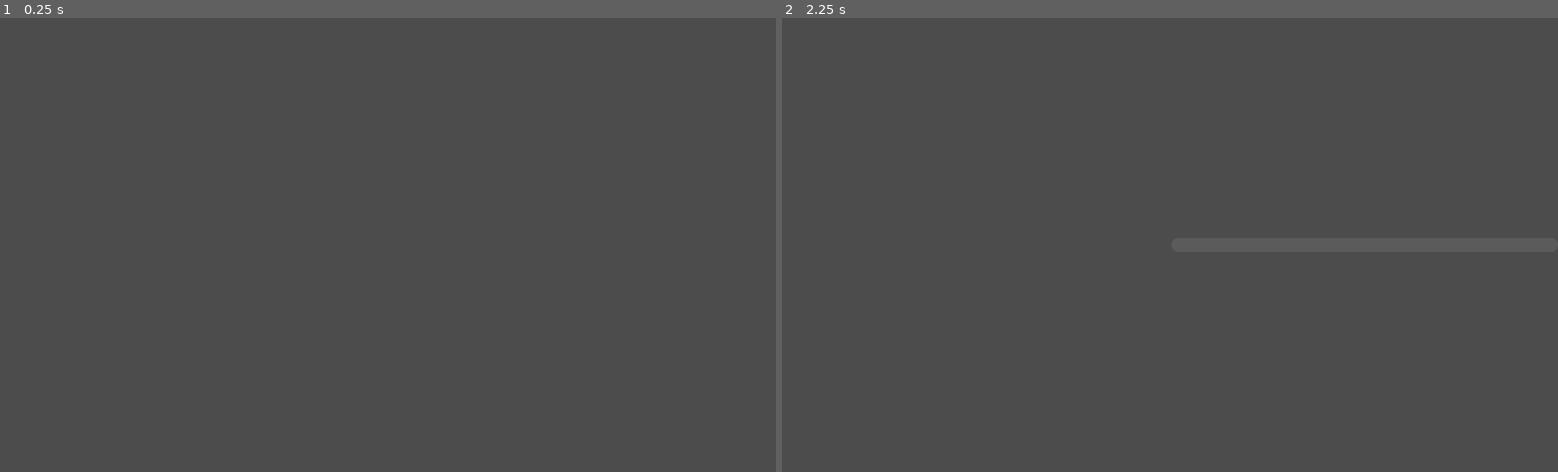
Above: before the commit, frames 1-2 (left to right).
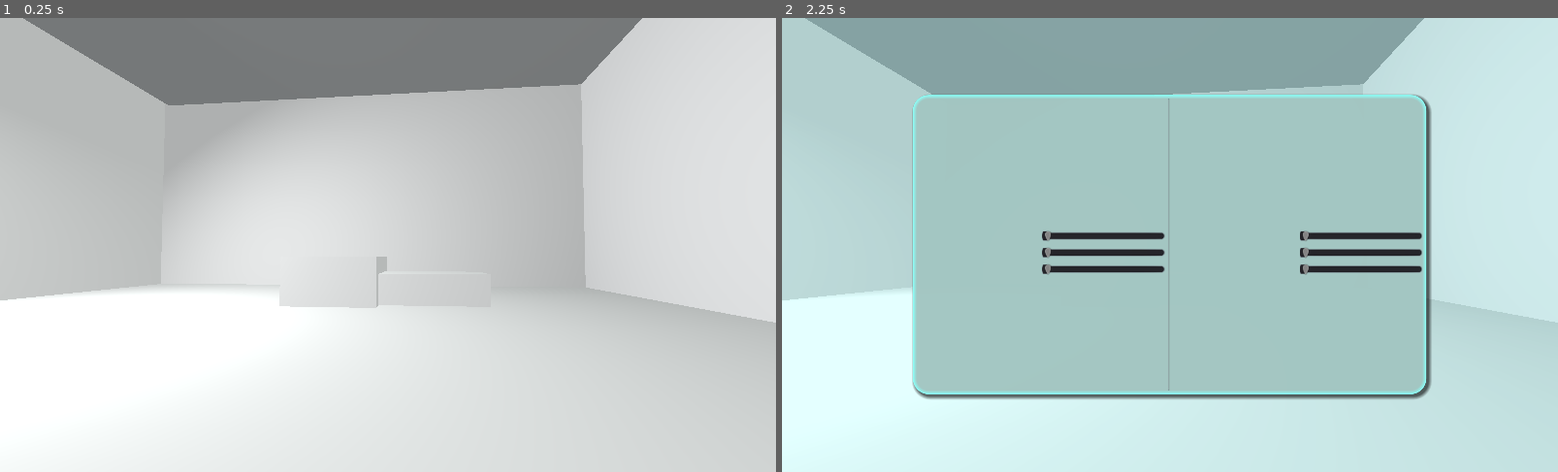
Above: after the commit, the same moments.

Repository: yaelatletl/AsistenteVirtual
Game: Godot game, scene res://Main.tscn
Same seed, same stepped clock (60 frames per second), same inputs: the game is played once before the commit and once after it.
Inputs:
- Up to frame 1 (0.25 s): no input
- Up to frame 2 (2.25 s): click "Iniciar" at 0.5 s; click "Iniciar" at 1.25 s; click "Opciones" at 2 s

The runs differ from the first frame. In frame 1, 100% of the frame differs, in the area x 0-100%, y 0-100%; in frame 2, 100%.
Error after the commit: Invalid type in function 'change_scene' in base 'SceneTree'. Cannot convert argument 1 from Object to String. (res://Main.gd:14)

Commit message:
Fondo en 3d, botones funcionan

Diff:
--- /dev/null
+++ b/Inicio.tscn
@@ -0,0 +1,6 @@
+[gd_scene format=2]
+
+[node name="Spatial" type="Spatial"]
+
+[node name="Camera" type="Camera" parent="."]
+transform = Transform( 0.877583, -0.229849, 0.420735, 0, 0.877583, 0.479426, -0.479426, -0.420736, 0.770151, 1.68294, 1.9177, 3.0806 )
--- /dev/null
+++ b/Main.gd
@@ -0,0 +1,14 @@
+extends Control
+
+export(PackedScene) var Opciones
+export(PackedScene) var PrimeraEscena
+
+func _on_Salir_pressed() -> void:
+	get_tree().quit()
+
+
+func _on_Opciones_pressed() -> void:
+	add_child(Opciones.instance())
+
+func _on_Iniciar_pressed() -> void:
+	get_tree().change_scene(PrimeraEscena.instance())
--- a/Main.tscn
+++ b/Main.tscn
@@ -1,6 +1,10 @@
-[gd_scene load_steps=6 format=2]
+[gd_scene load_steps=12 format=2]
 
 [ext_resource path="res://Font.res" type="DynamicFont" id=1]
+[ext_resource path="res://Main.gd" type="Script" id=2]
+[ext_resource path="res://MenuBackground.tscn" type="PackedScene" id=3]
+[ext_resource path="res://Opciones.tscn" type="PackedScene" id=4]
+[ext_resource path="res://Inicio.tscn" type="PackedScene" id=5]
 
 [sub_resource type="StyleBoxFlat" id=1]
 bg_color = Color( 0.6, 0.6, 0.6, 0 )
@@ -21,6 +25,24 @@
 corner_radius_bottom_right = 30
 corner_radius_bottom_left = 30
 
+[sub_resource type="StyleBoxFlat" id=5]
+bg_color = Color( 0.658824, 1, 1, 0.309804 )
+
+[sub_resource type="StyleBoxFlat" id=6]
+bg_color = Color( 0.658824, 0.8, 0.784314, 0.945098 )
+border_width_left = 5
+border_width_top = 5
+border_width_right = 5
+border_width_bottom = 5
+border_color = Color( 0.541176, 1, 0.968627, 1 )
+border_blend = true
+corner_radius_top_left = 20
+corner_radius_top_right = 20
+corner_radius_bottom_right = 20
+corner_radius_bottom_left = 20
+shadow_size = 5
+shadow_offset = Vector2( 3, 3 )
+
 [sub_resource type="Theme" id=4]
 default_font = ExtResource( 1 )
 /fonts/Default = null
@@ -29,16 +51,21 @@
 Button/styles/hover = SubResource( 2 )
 Button/styles/normal = SubResource( 1 )
 Button/styles/pressed = SubResource( 3 )
+Panel/styles/panel = SubResource( 5 )
+PanelContainer/styles/panel = SubResource( 6 )
 
-[node name="Control" type="Control"]
+[node name="MainMenu" type="Control"]
 anchor_right = 1.0
 anchor_bottom = 1.0
 size_flags_horizontal = 3
 size_flags_vertical = 3
 theme = SubResource( 4 )
+script = ExtResource( 2 )
 __meta__ = {
 "_edit_use_anchors_": false
 }
+Opciones = ExtResource( 4 )
+PrimeraEscena = ExtResource( 5 )
 
 [node name="HBoxContainer" type="HBoxContainer" parent="."]
 anchor_right = 1.0
@@ -49,37 +76,47 @@
 "_edit_use_anchors_": false
 }
 
-[node name="ViewportContainer" type="ViewportContainer" parent="HBoxContainer"]
-margin_right = 510.0
+[node name="Control" type="Control" parent="HBoxContainer"]
+margin_right = 338.0
 margin_bottom = 600.0
 size_flags_horizontal = 3
 size_flags_vertical = 3
 
-[node name="Viewport" type="Viewport" parent="HBoxContainer/ViewportContainer"]
-size = Vector2( 240, 480 )
+[node name="Control2" type="Control" parent="HBoxContainer"]
+margin_left = 342.0
+margin_right = 681.0
+margin_bottom = 600.0
+size_flags_horizontal = 3
+size_flags_vertical = 3
 
 [node name="VBoxContainer" type="VBoxContainer" parent="HBoxContainer"]
-margin_left = 514.0
+margin_left = 685.0
 margin_right = 1024.0
 margin_bottom = 600.0
 size_flags_horizontal = 3
 size_flags_vertical = 3
 alignment = 1
 
-[node name="Button" type="Button" parent="HBoxContainer/VBoxContainer"]
+[node name="Iniciar" type="Button" parent="HBoxContainer/VBoxContainer"]
 margin_top = 182.0
-margin_right = 510.0
+margin_right = 339.0
 margin_bottom = 258.0
 text = "Iniciar"
 
-[node name="Button2" type="Button" parent="HBoxContainer/VBoxContainer"]
+[node name="Opciones" type="Button" parent="HBoxContainer/VBoxContainer"]
 margin_top = 262.0
-margin_right = 510.0
+margin_right = 339.0
 margin_bottom = 338.0
 text = "Opciones"
 
-[node name="Button3" type="Button" parent="HBoxContainer/VBoxContainer"]
+[node name="Salir" type="Button" parent="HBoxContainer/VBoxContainer"]
 margin_top = 342.0
-margin_right = 510.0
+margin_right = 339.0
 margin_bottom = 418.0
 text = "Salir"
+
+[node name="Spatial" parent="." instance=ExtResource( 3 )]
+
+[connection signal="pressed" from="HBoxContainer/VBoxContainer/Iniciar" to="." method="_on_Iniciar_pressed"]
+[connection signal="pressed" from="HBoxContainer/VBoxContainer/Opciones" to="." method="_on_Opciones_pressed"]
+[connection signal="pressed" from="HBoxContainer/VBoxContainer/Salir" to="." method="_on_Salir_pressed"]
--- /dev/null
+++ b/MenuBackground.tscn
@@ -0,0 +1,78 @@
+[gd_scene load_steps=6 format=2]
+
+[ext_resource path="res://envs/photo_studio_01_1k.hdr" type="Texture" id=1]
+
+[sub_resource type="PanoramaSky" id=3]
+panorama = ExtResource( 1 )
+
+[sub_resource type="Environment" id=4]
+background_mode = 2
+background_sky = SubResource( 3 )
+
+[sub_resource type="PlaneMesh" id=1]
+
+[sub_resource type="CubeMesh" id=2]
+
+[node name="Spatial" type="Spatial"]
+
+[node name="WorldEnvironment" type="WorldEnvironment" parent="."]
+environment = SubResource( 4 )
+
+[node name="Camera" type="Camera" parent="."]
+transform = Transform( 0.994707, 0.00376914, 0.102687, 0, 0.999327, -0.0366804, -0.102756, 0.0364863, 0.994037, 1.90646, 1.01765, 7.44304 )
+
+[node name="BakedLightmap" type="BakedLightmap" parent="."]
+
+[node name="SpotLight" type="SpotLight" parent="BakedLightmap"]
+transform = Transform( 0.848011, -0.160787, -0.504999, 0.529978, 0.257273, 0.808043, 0, -0.952868, 0.303384, -6.54063, 6.19735, 4.93348 )
+spot_range = 18.1892
+spot_angle = 67.5
+
+[node name="MeshInstance" type="MeshInstance" parent="BakedLightmap"]
+transform = Transform( 7.87536, 0, 0, 0, 7.87536, 0, 0, 0, 7.87536, 0, 0, 0 )
+use_in_baked_light = true
+mesh = SubResource( 1 )
+skeleton = NodePath("../..")
+material/0 = null
+
+[node name="MeshInstance7" type="MeshInstance" parent="BakedLightmap"]
+transform = Transform( -7.87536, 6.88486e-07, 0, -6.88486e-07, -7.87536, 0, 0, 0, 7.87536, 0, 6.9134, 0 )
+use_in_baked_light = true
+mesh = SubResource( 1 )
+skeleton = NodePath("../..")
+material/0 = null
+
+[node name="MeshInstance2" type="MeshInstance" parent="BakedLightmap"]
+transform = Transform( 1, 0, 0, 0, 1, 0, 0, 0, 1, 0, 0.0286473, 0 )
+use_in_baked_light = true
+mesh = SubResource( 2 )
+skeleton = NodePath("../..")
+material/0 = null
+
+[node name="MeshInstance3" type="MeshInstance" parent="BakedLightmap"]
+transform = Transform( 1.5236, 0, 0, 0, 0.629126, 0, 0, 0, 0.629126, 1.78847, 0.0286473, 0 )
+use_in_baked_light = true
+mesh = SubResource( 2 )
+skeleton = NodePath("../..")
+material/0 = null
+
+[node name="MeshInstance4" type="MeshInstance" parent="BakedLightmap"]
+transform = Transform( 12.1273, 0, 0, 0, 4.32039, 0, 0, 0, 0.629126, 1.78847, 2.84504, -4.67882 )
+use_in_baked_light = true
+mesh = SubResource( 2 )
+skeleton = NodePath("../..")
+material/0 = null
+
+[node name="MeshInstance5" type="MeshInstance" parent="BakedLightmap"]
+transform = Transform( -5.30103e-07, 0, 0.629126, 0, 4.32039, 0, -12.1273, 0, -2.75e-08, -8.65657, 2.84504, -4.67882 )
+use_in_baked_light = true
+mesh = SubResource( 2 )
+skeleton = NodePath("../..")
+material/0 = null
+
+[node name="MeshInstance6" type="MeshInstance" parent="BakedLightmap"]
+transform = Transform( -5.30103e-07, 0, 0.629126, 0, 4.32039, 0, -12.1273, 0, -2.75e-08, 7.98575, 2.84504, -4.67882 )
+use_in_baked_light = true
+mesh = SubResource( 2 )
+skeleton = NodePath("../..")
+material/0 = null
--- /dev/null
+++ b/Opciones.tscn
@@ -0,0 +1,260 @@
+[gd_scene format=2]
+
+[node name="Control" type="Control"]
+anchor_right = 1.0
+anchor_bottom = 1.0
+size_flags_horizontal = 3
+size_flags_vertical = 3
+__meta__ = {
+"_edit_use_anchors_": false
+}
+
+[node name="Panel" type="Panel" parent="."]
+anchor_right = 1.0
+anchor_bottom = 1.0
+__meta__ = {
+"_edit_use_anchors_": false
+}
+
+[node name="VBoxContainer" type="VBoxContainer" parent="."]
+anchor_right = 1.0
+anchor_bottom = 1.0
+size_flags_horizontal = 3
+size_flags_vertical = 3
+__meta__ = {
+"_edit_use_anchors_": false
+}
+
+[node name="Control4" type="Control" parent="VBoxContainer"]
+margin_right = 1024.0
+margin_bottom = 98.0
+size_flags_horizontal = 3
+size_flags_vertical = 3
+size_flags_stretch_ratio = 0.25
+
+[node name="HBoxContainer" type="HBoxContainer" parent="VBoxContainer"]
+margin_top = 102.0
+margin_right = 1024.0
+margin_bottom = 497.0
+size_flags_horizontal = 3
+size_flags_vertical = 3
+
+[node name="Control5" type="Control" parent="VBoxContainer/HBoxContainer"]
+margin_right = 169.0
+margin_bottom = 395.0
+size_flags_horizontal = 3
+size_flags_vertical = 3
+size_flags_stretch_ratio = 0.25
+
+[node name="Panel" type="PanelContainer" parent="VBoxContainer/HBoxContainer"]
+margin_left = 173.0
+margin_right = 850.0
+margin_bottom = 395.0
+size_flags_horizontal = 3
+size_flags_vertical = 3
+
+[node name="HBoxContainer" type="HBoxContainer" parent="VBoxContainer/HBoxContainer/Panel"]
+margin_left = 5.0
+margin_top = 5.0
+margin_right = 672.0
+margin_bottom = 390.0
+
+[node name="VBoxContainer" type="VBoxContainer" parent="VBoxContainer/HBoxContainer/Panel/HBoxContainer"]
+margin_top = 34.0
+margin_right = 327.0
+margin_bottom = 350.0
+size_flags_horizontal = 3
+size_flags_vertical = 6
+
+[node name="Label" type="Label" parent="VBoxContainer/HBoxContainer/Panel/HBoxContainer/VBoxContainer"]
+margin_right = 327.0
+margin_bottom = 76.0
+size_flags_horizontal = 3
+size_flags_vertical = 6
+text = "Audio"
+
+[node name="HBoxContainer" type="HBoxContainer" parent="VBoxContainer/HBoxContainer/Panel/HBoxContainer/VBoxContainer"]
+margin_top = 80.0
+margin_right = 327.0
+margin_bottom = 156.0
+size_flags_horizontal = 3
+size_flags_vertical = 6
+
+[node name="Label2" type="Label" parent="VBoxContainer/HBoxContainer/Panel/HBoxContainer/VBoxContainer/HBoxContainer"]
+margin_right = 161.0
+margin_bottom = 76.0
+size_flags_horizontal = 3
+size_flags_vertical = 6
+text = "General"
+
+[node name="HSlider" type="HSlider" parent="VBoxContainer/HBoxContainer/Panel/HBoxContainer/VBoxContainer/HBoxContainer"]
+margin_left = 165.0
+margin_top = 30.0
+margin_right = 327.0
+margin_bottom = 46.0
+size_flags_horizontal = 3
+size_flags_vertical = 6
+__meta__ = {
+"_edit_use_anchors_": false
+}
+
+[node name="HBoxContainer2" type="HBoxContainer" parent="VBoxContainer/HBoxContainer/Panel/HBoxContainer/VBoxContainer"]
+margin_top = 160.0
+margin_right = 327.0
+margin_bottom = 236.0
+size_flags_horizontal = 3
+size_flags_vertical = 6
+
+[node name="Label2" type="Label" parent="VBoxContainer/HBoxContainer/Panel/HBoxContainer/VBoxContainer/HBoxContainer2"]
+margin_right = 161.0
+margin_bottom = 76.0
+size_flags_horizontal = 3
+size_flags_vertical = 6
+text = "Voces"
+
+[node name="HSlider" type="HSlider" parent="VBoxContainer/HBoxContainer/Panel/HBoxContainer/VBoxContainer/HBoxContainer2"]
+margin_left = 165.0
+margin_top = 30.0
+margin_right = 327.0
+margin_bottom = 46.0
+size_flags_horizontal = 3
+size_flags_vertical = 6
+__meta__ = {
+"_edit_use_anchors_": false
+}
+
+[node name="HBoxContainer3" type="HBoxContainer" parent="VBoxContainer/HBoxContainer/Panel/HBoxContainer/VBoxContainer"]
+margin_top = 240.0
+margin_right = 327.0
+margin_bottom = 316.0
+size_flags_horizontal = 3
+size_flags_vertical = 6
+
+[node name="Label2" type="Label" parent="VBoxContainer/HBoxContainer/Panel/HBoxContainer/VBoxContainer/HBoxContainer3"]
+margin_right = 161.0
+margin_bottom = 76.0
+size_flags_horizontal = 3
+size_flags_vertical = 6
+text = "Musica"
+
+[node name="HSlider" type="HSlider" parent="VBoxContainer/HBoxContainer/Panel/HBoxContainer/VBoxContainer/HBoxContainer3"]
+margin_left = 165.0
+margin_top = 30.0
+margin_right = 327.0
+margin_bottom = 46.0
+size_flags_horizontal = 3
+size_flags_vertical = 6
+__meta__ = {
+"_edit_use_anchors_": false
+}
+
+[node name="VSeparator" type="VSeparator" parent="VBoxContainer/HBoxContainer/Panel/HBoxContainer"]
+margin_left = 331.0
+margin_right = 335.0
+margin_bottom = 385.0
+
+[node name="VBoxContainer2" type="VBoxContainer" parent="VBoxContainer/HBoxContainer/Panel/HBoxContainer"]
+margin_left = 339.0
+margin_top = 34.0
+margin_right = 667.0
+margin_bottom = 350.0
+size_flags_horizontal = 3
+size_flags_vertical = 6
+
+[node name="Label" type="Label" parent="VBoxContainer/HBoxContainer/Panel/HBoxContainer/VBoxContainer2"]
+margin_right = 328.0
+margin_bottom = 76.0
+size_flags_horizontal = 3
+size_flags_vertical = 6
+text = "Dificultad"
+
+[node name="HBoxContainer" type="HBoxContainer" parent="VBoxContainer/HBoxContainer/Panel/HBoxContainer/VBoxContainer2"]
+margin_top = 80.0
+margin_right = 328.0
+margin_bottom = 156.0
+size_flags_horizontal = 3
+size_flags_vertical = 6
+
+[node name="Label2" type="Label" parent="VBoxContainer/HBoxContainer/Panel/HBoxContainer/VBoxContainer2/HBoxContainer"]
+margin_right = 162.0
+margin_bottom = 76.0
+size_flags_horizontal = 3
+size_flags_vertical = 6
+text = "General"
+
+[node name="HSlider" type="HSlider" parent="VBoxContainer/HBoxContainer/Panel/HBoxContainer/VBoxContainer2/HBoxContainer"]
+margin_left = 166.0
+margin_top = 30.0
+margin_right = 328.0
+margin_bottom = 46.0
+size_flags_horizontal = 3
+size_flags_vertical = 6
+__meta__ = {
+"_edit_use_anchors_": false
+}
+
+[node name="HBoxContainer2" type="HBoxContainer" parent="VBoxContainer/HBoxContainer/Panel/HBoxContainer/VBoxContainer2"]
+margin_top = 160.0
+margin_right = 328.0
+margin_bottom = 236.0
+size_flags_horizontal = 3
+size_flags_vertical = 6
+
+[node name="Label2" type="Label" parent="VBoxContainer/HBoxContainer/Panel/HBoxContainer/VBoxContainer2/HBoxContainer2"]
+margin_right = 162.0
+margin_bottom = 76.0
+size_flags_horizontal = 3
+size_flags_vertical = 6
+text = "Voces"
+
+[node name="HSlider" type="HSlider" parent="VBoxContainer/HBoxContainer/Panel/HBoxContainer/VBoxContainer2/HBoxContainer2"]
+margin_left = 166.0
+margin_top = 30.0
+margin_right = 328.0
+margin_bottom = 46.0
+size_flags_horizontal = 3
+size_flags_vertical = 6
+__meta__ = {
+"_edit_use_anchors_": false
+}
+
+[node name="HBoxContainer3" type="HBoxContainer" parent="VBoxContainer/HBoxContainer/Panel/HBoxContainer/VBoxContainer2"]
+margin_top = 240.0
+margin_right = 328.0
+margin_bottom = 316.0
+size_flags_horizontal = 3
+size_flags_vertical = 6
+
+[node name="Label2" type="Label" parent="VBoxContainer/HBoxContainer/Panel/HBoxContainer/VBoxContainer2/HBoxContainer3"]
+margin_right = 162.0
+margin_bottom = 76.0
+size_flags_horizontal = 3
+size_flags_vertical = 6
+text = "Musica"
+
+[node name="HSlider" type="HSlider" parent="VBoxContainer/HBoxContainer/Panel/HBoxContainer/VBoxContainer2/HBoxContainer3"]
+margin_left = 166.0
+margin_top = 30.0
+margin_right = 328.0
+margin_bottom = 46.0
+size_flags_horizontal = 3
+size_flags_vertical = 6
+__meta__ = {
+"_edit_use_anchors_": false
+}
+
+[node name="Control6" type="Control" parent="VBoxContainer/HBoxContainer"]
+margin_left = 854.0
+margin_right = 1024.0
+margin_bottom = 395.0
+size_flags_horizontal = 3
+size_flags_vertical = 3
+size_flags_stretch_ratio = 0.25
+
+[node name="Control3" type="Control" parent="VBoxContainer"]
+margin_top = 501.0
+margin_right = 1024.0
+margin_bottom = 600.0
+size_flags_horizontal = 3
+size_flags_vertical = 3
+size_flags_stretch_ratio = 0.25
Binary file added: envs/photo_studio_01_1k.hdr
Not shown, added: envs/photo_studio_01_1k.hdr.import
